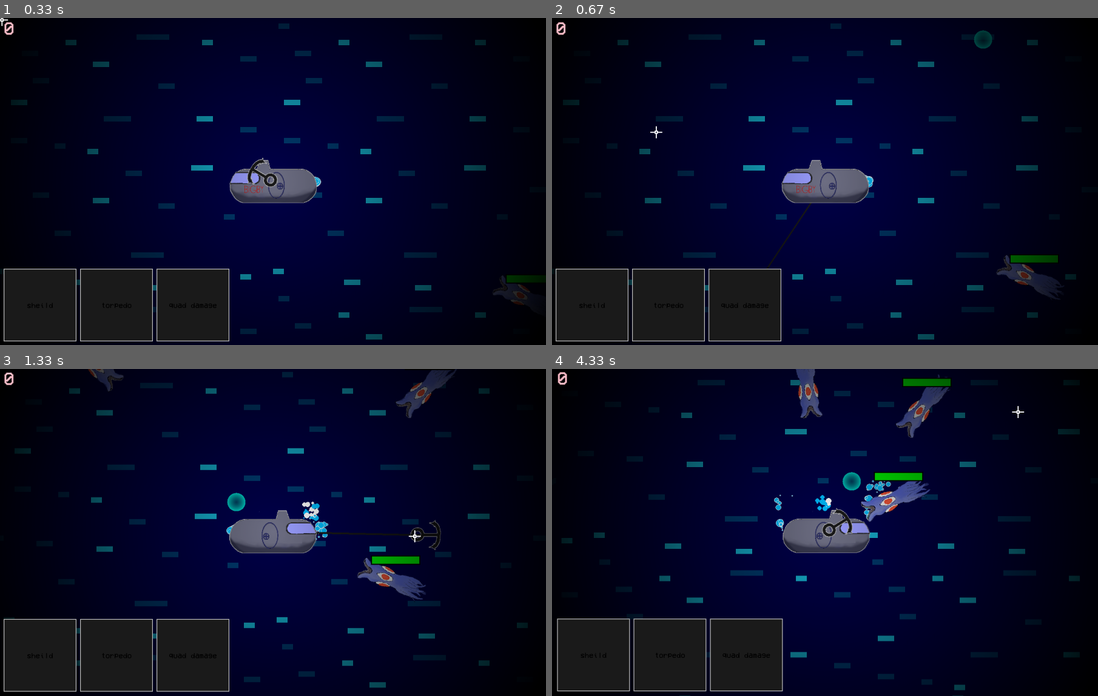
Above: before the commit, frames 1-4 (two rows, left to right).
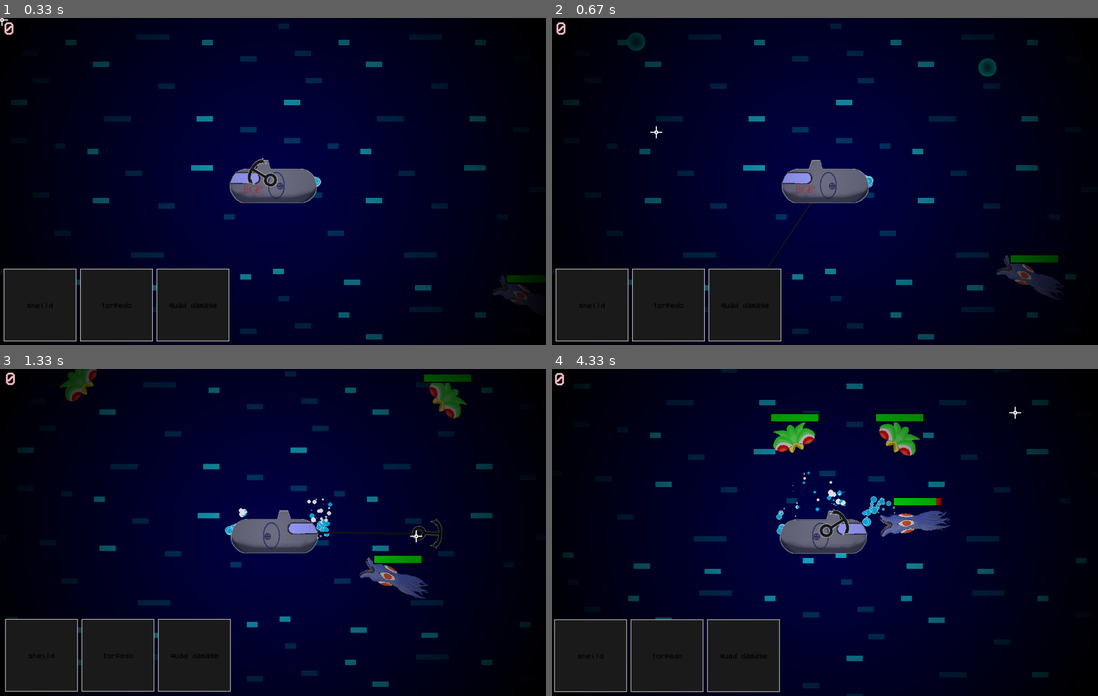
Above: after the commit, the same moments.

Repository: CurryMan1/Pygame-Halloween-GameJam-2023
Game: pygame game, started from main.py
The game is run twice, just before and just after one commit, with the same random seed, the same clock (stepped at 60 frames per second) and the same inputs.
Inputs (mouse positions are in pixels of both pictures, inside the frame that each line leads up to):
- Up to frame 1 (0.33 s): no input
- Up to frame 2 (0.67 s): press the mouse at (743, 305) at 0.37 s; move the mouse to (699, 217) at 0.47 s; release the mouse at (655, 132) at 0.6 s
- Up to frame 3 (1.33 s): press the mouse at (191, 656) at 0.7 s; move the mouse to (141, 555) at 0.8 s; release the mouse at (87, 454) at 0.93 s; click (414, 535) at 1.05 s
- Up to frame 4 (4.33 s): press the mouse at (590, 656) at 1.37 s; move the mouse to (650, 646) at 1.47 s; release the mouse at (704, 637) at 1.6 s; press the mouse at (666, 656) at 1.7 s; move the mouse to (672, 620) at 1.8 s; release the mouse at (672, 584) at 1.93 s; press the mouse at (666, 656) at 2.03 s; move the mouse to (846, 532) at 2.13 s; release the mouse at (1027, 408) at 2.27 s; press the mouse at (590, 656) at 2.37 s; move the mouse to (693, 532) at 2.47 s; release the mouse at (797, 411) at 2.6 s; press the mouse at (743, 656) at 2.7 s; move the mouse to (852, 548) at 2.8 s; release the mouse at (961, 440) at 2.93 s; press the mouse at (666, 656) at 3.03 s; move the mouse to (770, 584) at 3.13 s; release the mouse at (868, 512) at 3.27 s; press the mouse at (743, 656) at 3.37 s; move the mouse to (704, 591) at 3.47 s; release the mouse at (672, 525) at 3.6 s; press the mouse at (666, 656) at 3.7 s; move the mouse to (754, 653) at 3.8 s; release the mouse at (835, 650) at 3.93 s; press the mouse at (666, 656) at 4.03 s; move the mouse to (841, 535) at 4.13 s; release the mouse at (1016, 414) at 4.27 s

Frame 1 is identical in both runs. In frame 2, 0.4% of the frame differs, in the area x 13-82%, y 3-18%; in frame 3, 4.9%; in frame 4, 11%, in the area x 0-98%, y 0-100%.

Commit message:
biggy cheese

Diff:
--- a/entities.py
+++ b/entities.py
@@ -252,9 +252,7 @@
     BOUND = 3000
     AIR_RESISTANCE = 0.95
 
-    def __init__(self, x: int, y: int, vel: int, image: pygame.surface.Surface=None):
-        image = pygame.surface.Surface((50, 50))
-        image.fill(RED)
+    def __init__(self, x: int, y: int, vel: int, image: pygame.surface.Surface):
         super().__init__(x, y, image)
         self.mask = pygame.mask.from_surface(self.image)
         self.x_vel, self.y_vel = random.randint(-vel, vel), random.randint(-vel, vel)
--- a/main.py
+++ b/main.py
@@ -46,13 +46,17 @@
         upgrade_btn_tags = ['sheild', 'torpedo', 'quad damage']
 
         for i, tag in enumerate(upgrade_btn_tags):
-            u_btn = UpgradeButton(i*210+10, HEIGHT-210, tag)
+            u_btn = UpgradeButton(i*210+10, HEIGHT-210, tag, 50)
             self.upgrade_button_group.append(u_btn)
 
         #other
         self.crosshair = load_img('crosshair.png', True, 3)
         self.overlay = load_img('overlay.png', True)
         self.plasmaball_img = load_img('plasmaball.png', True, 0.1)
+        self.heart_img = load_img('heart.png', True, 0.5)
+
+        self.plasmaenemy_img = load_img('plasmaenemy.png', True, 0.4)
+        self.squid_imgs = load_imgs('squid', True, 0.7)
 
         #game vars
         self.hearts = 0
@@ -67,7 +71,7 @@
         clicked = False
 
         for i in range(3):
-            e = random.choice([Enemy(load_imgs('squid', True, 0.7)), PlasmaEnemy(load_imgs('squid', True, 0.7))])
+            e = random.choice([Enemy(self.squid_imgs), PlasmaEnemy([self.plasmaenemy_img])])
             self.enemy_group.append(e)
 
         #game loop
@@ -266,7 +270,7 @@
 
     def add_hearts(self, pos, number):
         for i in range(number):
-            heart = Heart(pos[0], pos[1], 5)
+            heart = Heart(pos[0], pos[1], 5, self.heart_img)
             self.heart_group.append(heart)
 
 if __name__ == '__main__':
--- a/ui.py
+++ b/ui.py
@@ -12,10 +12,11 @@
 
 class Button:
     def __init__(self, x: int, y: int, width: int=None, height: int=None, fg=None, bg=None, border_width=None,
-                 text: str=None, text_size=None, text_colour=None, image: pygame.surface.Surface=None):
+                 text: str=None, text_size=None, text_colour=None, draw_text: bool=True, image: pygame.surface.Surface=None):
         self.text = text
         self.text_size = text_size
         self.text_colour = text_colour
+        self.draw_text = draw_text
         if image:
             self.image = image
         else:
@@ -26,7 +27,7 @@
         self.clicked = False
         self.can_click = False
 
-    def is_clicked(self, screen: pygame.surface.Surface):  #draws button too
+    def is_clicked(self, surf: pygame.surface.Surface):  #draws button too
         clicked = False
 
         #makes button only give true ONCE (until released)
@@ -41,13 +42,19 @@
         else:
             self.can_click = False
 
-        screen.blit(self.image, (self.rect.x, self.rect.y))
-        if self.text:
-            draw_text(self.text, PIXEL_FONT, self.text_colour, self.rect.centerx, self.rect.centery, self.text_size, screen, True)
+        surf.blit(self.image, (self.rect.x, self.rect.y))
+        if self.text and self.draw_text:
+            draw_text(self.text, PIXEL_FONT, self.text_colour, self.rect.centerx, self.rect.centery, self.text_size, surf, True)
 
         return clicked
 
 class UpgradeButton(Button):
-    def __init__(self, x, y, text):
+    def __init__(self, x, y, text, price):
         image = get_box(200, 200, 2, DARK_GREY, LIGHT_GREY)
-        super().__init__(x, y, text=text, text_size=20, text_colour=BLACK, image=image)
+        super().__init__(x, y, text=text, text_size=20, text_colour=BLACK, image=image, draw_text=False)
+        self.price = price
+
+    def is_clicked(self, surf):
+        clicked = super().is_clicked(surf)
+        draw_text(self.text, PIXEL_FONT, self.text_colour, self.rect.centerx, self.rect.centery, self.text_size, surf, True)
+        return clicked
Renamed: assets/img/plasmaememy.png -> assets/img/plasmaenemy.png
